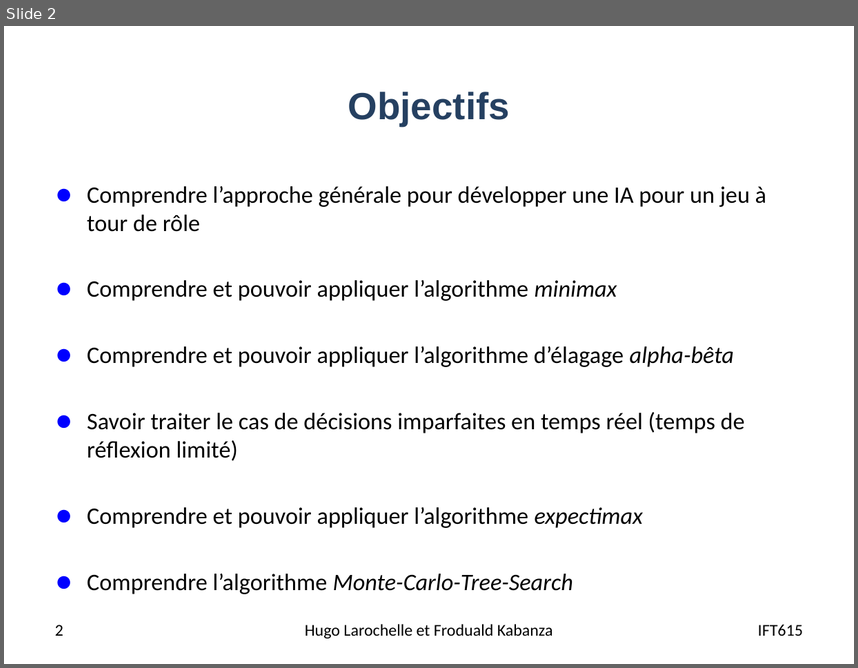
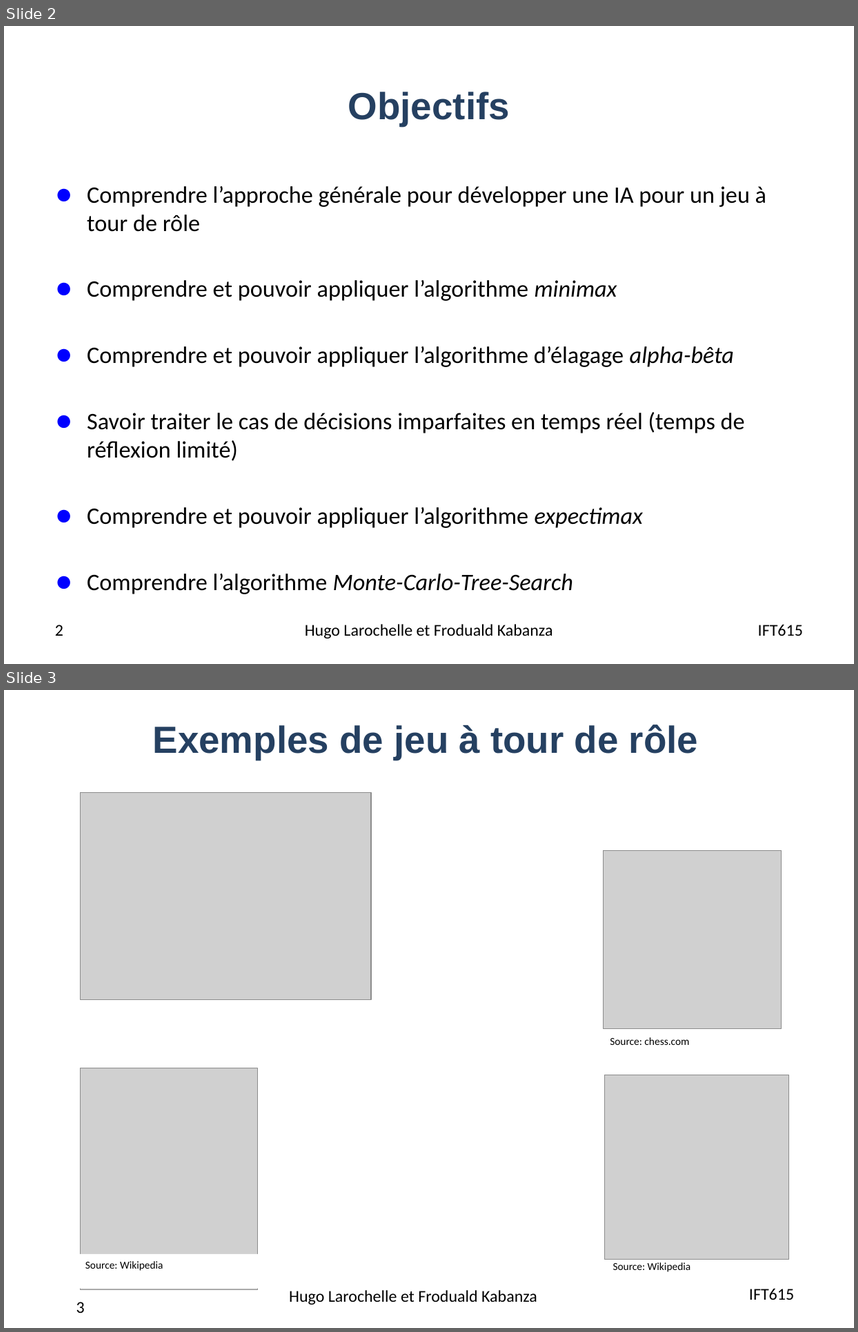
Before and after one commit to djeffkanda/djeffkanda.github.io, a slide deck: ift/assets/slides/ift615-17-Planification dans les jeux competitifs.pptx. Shown one above the other, each under a label of ours: slide 2 before the commit, slides 2 and 3 after it. The pictures are 858x668 and 858x1332 pixels, drawn with LibreOffice and Linux fonts; fonts in the diff are those of the drawing; grey boxes stand for pictures. Boxes give left, top, right and bottom in pixels: in the first picture for what was removed or moved away, otherwise in the second. Text is boxed around its words. In the diff, an @@ line names an element or a change of style, - is before the commit and + after.

```diff
--- a/ift/assets/slides/ift615-17-Planification dans les jeux competitifs.pptx
+++ b/ift/assets/slides/ift615-17-Planification dans les jeux competitifs.pptx
@@ slide 3 added at bbox=[4, 690, 854, 1328], background #FFFFFF @@
@@ title added at bbox=[153, 724, 698, 760], 32 pt, text #254061, bold @@
+Exemples de jeu à tour de rôle
@@ picture added at bbox=[81, 792, 371, 999] @@
@@ picture added at bbox=[604, 851, 782, 1029] @@
@@ text added at bbox=[610, 1037, 689, 1045], 9 pt, text #000000 @@
+Source: chess.com
@@ picture added at bbox=[81, 1068, 257, 1290] @@
@@ picture added at bbox=[605, 1074, 789, 1259] @@
@@ rectangle added at bbox=[77, 1254, 261, 1288], fill #FFFFFF, 9 pt, text #000000 @@
+Source: Wikipedia
@@ text added at bbox=[613, 1262, 691, 1272], 9 pt, text #000000 @@
+Source: Wikipedia
@@ text added at bbox=[289, 1290, 537, 1304], 14 pt, text #000000 @@
+Hugo Larochelle et Froduald Kabanza
@@ text added at bbox=[749, 1288, 794, 1299], 14 pt, text #000000 @@
+IFT615
@@ page number added at bbox=[76, 1301, 85, 1312], 14 pt, text #000000 @@
+3
```
Also in this commit, not shown: 13 slides changed, 2 other slides added, 3 slides removed, 11 other files.
